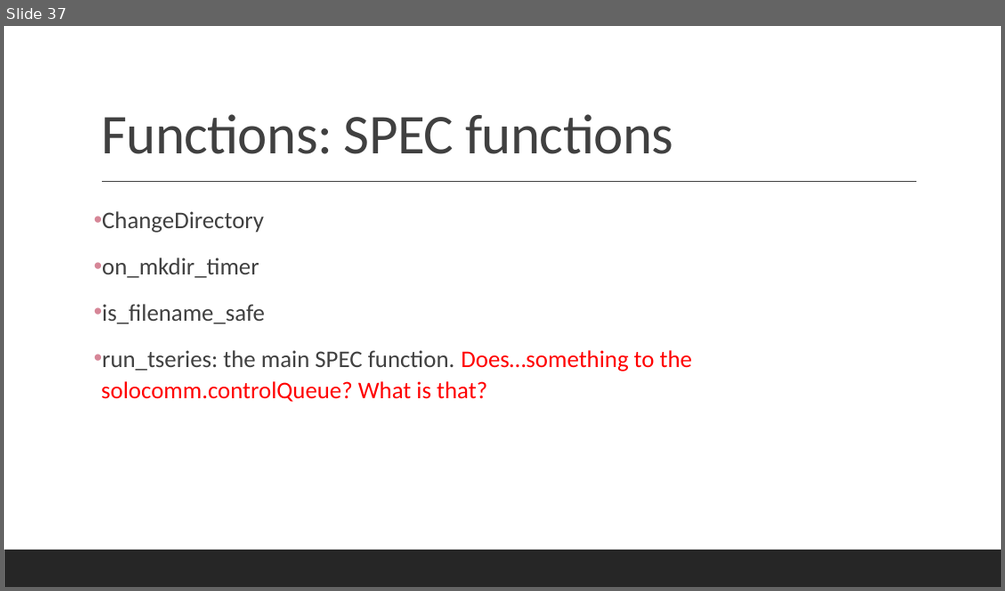
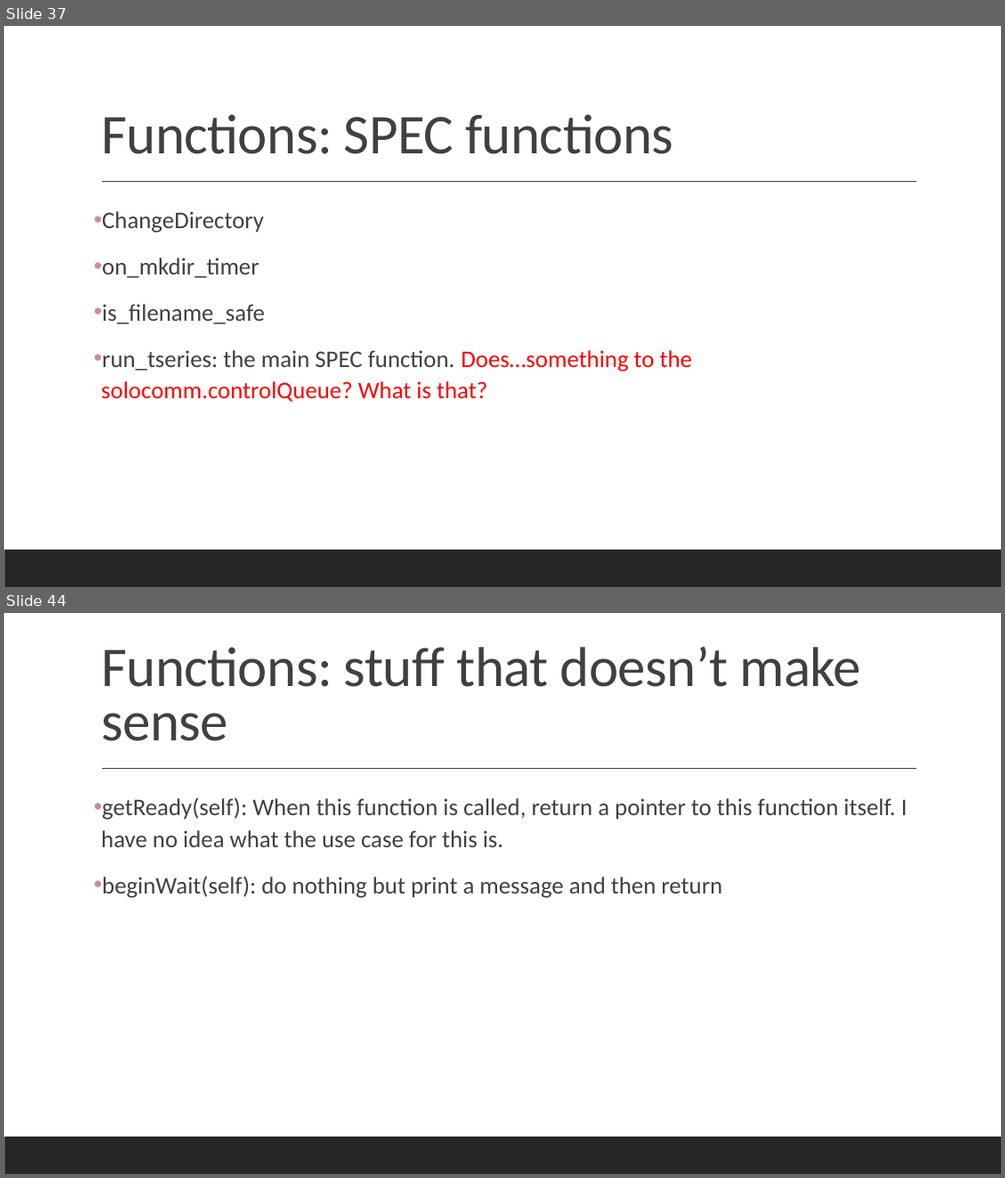
Before and after one commit to mathmauney/SAXSControl, a slide deck: Documentation.pptx. Shown one above the other, each under a label of ours: slide 37 before the commit, slides 37 and 44 after it; the slides between them are not shown. The pictures are 1005x591 and 1005x1178 pixels, drawn with LibreOffice and Linux fonts; fonts in the diff are those of the drawing. Boxes give left, top, right and bottom in pixels: in the first picture for what was removed or moved away, otherwise in the second. Text is boxed around its words. In the diff, an @@ line names an element or a change of style, - is before the commit and + after.

```diff
--- a/Documentation.pptx
+++ b/Documentation.pptx
@@ slide 44 added at (4,613,1001,1174), background #FFFFFF; not listed: 2 template elements that a slide beside it also shows @@
@@ title added at (101,647,861,741), 54 pt, text #404040 @@
+Functions: stuff that doesn’t make sense
@@ text added at (101,797,907,898), 23 pt, text #404040 @@
+• getReady(self): When this function is called, return a pointer to this function itself. I have no idea what the use case for this is.
+• beginWait(self): do nothing but print a message and then return
```
Also in this commit, not shown: 1 slide changed, 15 other slides added, 1 slide removed, 2 other files.
